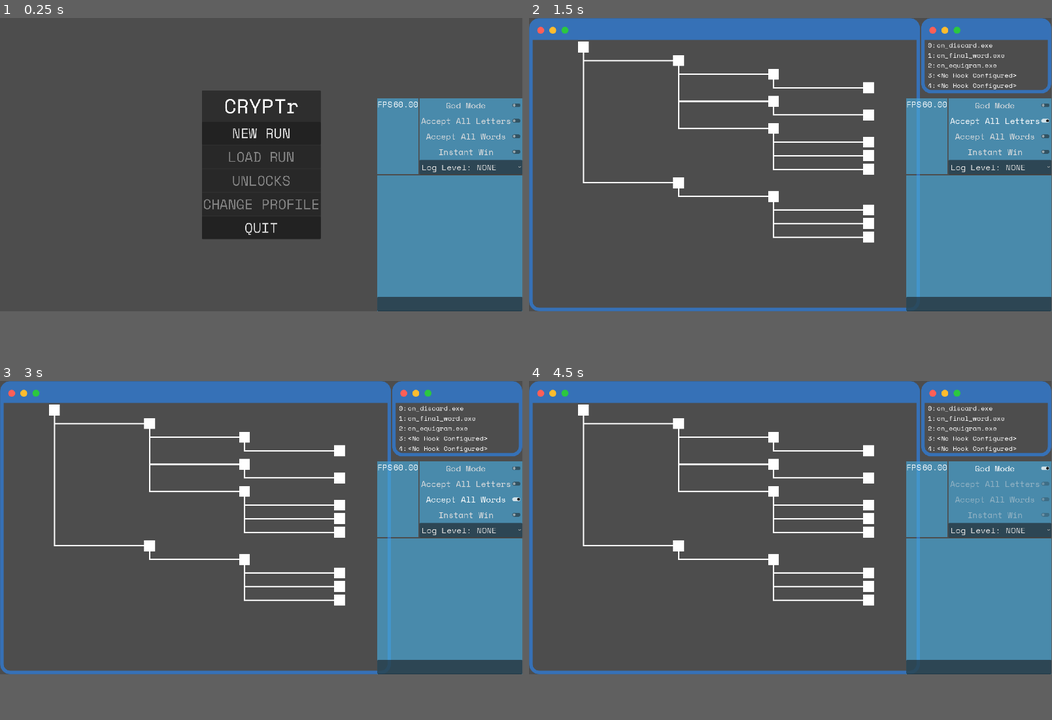
Above: before the commit, frames 1-4 (two rows, left to right).
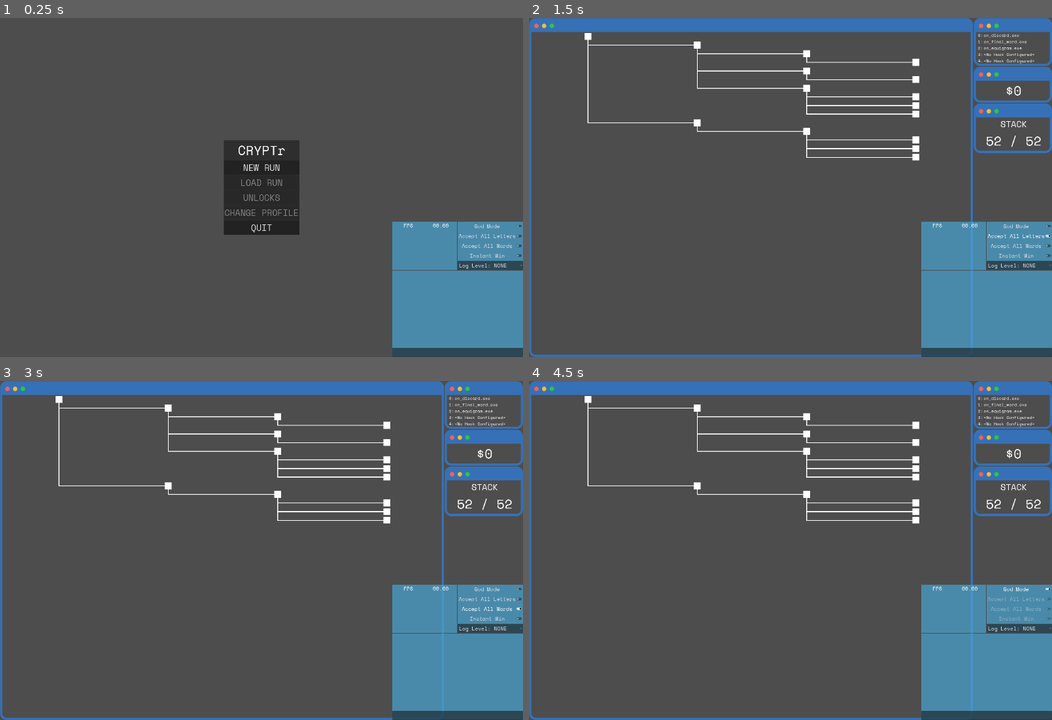
Above: after the commit, the same moments.

Repository: LucasMc17/CRYPTr
Game: Godot game, scene res://root.tscn
Same seed, same stepped clock (60 frames per second), same inputs: the game is played once before the commit and once after it.
Inputs:
- Up to frame 1 (0.25 s): no input
- Up to frame 2 (1.5 s): click "NEW RUN" at 0.5 s; click "Accept All Letters" at 1.25 s
- Up to frame 3 (3 s): click "Accept All Letters" at 2 s; click "Accept All Words" at 2.75 s
- Up to frame 4 (4.5 s): click "Accept All Words" at 3.5 s; click "God Mode" at 4.25 s
In our replay, the window is 799x449 before the commit and 800x519 after it. These sizes can differ from the game's own. Grey fills any space a smaller window leaves; there, only what the larger window draws over its background counts as a difference.

The runs differ from the first frame. In frame 1, 22% of the frame differs, in the area x 38-100%, y 21-100%; in frame 2, 26%; in frame 3, 26%, in the area x 0-100%, y 0-100%; in frame 4, 26%.

Commit message:
money window stack window and resolution shenanigans

Diff:
--- a/globals/events.gd
+++ b/globals/events.gd
@@ -151,7 +151,10 @@
 ## Emitted when a change is made to a hook's Function list, or a new function is acquired, requiring all realted UI fields to update.
 signal refresh_hooks()
 
+## Emitted any time the stack amount changes, such as when Cryptographs are drawn from the Stack, or when new Cryptographs are acquired.
+
 # DEBUG COMMANDS
+signal refresh_stack()
 
 ## Emitted when the help command is issued
 signal command_help(params : Array[String])
--- a/project.godot
+++ b/project.godot
@@ -24,8 +24,12 @@
 
 [display]
 
-window/size/viewport_width=1920
-window/size/viewport_height=1080
+window/size/viewport_width=3024
+window/size/viewport_height=1964
+window/size/resizable=false
+window/size/window_width_override=1920
+window/size/window_height_override=1080
+window/stretch/mode="viewport"
 
 [gui]
 
--- /dev/null
+++ b/slices/run/player_status/money_window/money_window.tscn
@@ -0,0 +1,15 @@
+[gd_scene format=3 uid="uid://bak3l75x1r3yb"]
+
+[node name="MoneyWindow" type="PanelContainer"]
+anchors_preset = 15
+anchor_right = 1.0
+anchor_bottom = 1.0
+grow_horizontal = 2
+grow_vertical = 2
+theme_type_variation = &"WindowPanel"
+
+[node name="Label" type="Label" parent="."]
+layout_mode = 2
+theme_type_variation = &"LabelExtraBig"
+text = "$0"
+horizontal_alignment = 1
--- a/slices/run/player_status/player_status_window.tscn
+++ b/slices/run/player_status/player_status_window.tscn
@@ -1,6 +1,8 @@
-[gd_scene load_steps=2 format=3 uid="uid://dpvshbd8guiuu"]
+[gd_scene load_steps=4 format=3 uid="uid://dpvshbd8guiuu"]
 
 [ext_resource type="PackedScene" uid="uid://behxboi5x3aem" path="res://slices/run/player_status/hook_window/hook_window.tscn" id="1_xyagf"]
+[ext_resource type="PackedScene" uid="uid://bak3l75x1r3yb" path="res://slices/run/player_status/money_window/money_window.tscn" id="2_v015j"]
+[ext_resource type="PackedScene" uid="uid://cmofmda1oepst" path="res://slices/run/player_status/stack_window/stack_window.tscn" id="3_0t5h1"]
 
 [node name="PlayerStatusWindow" type="VBoxContainer"]
 anchors_preset = 15
@@ -14,3 +16,9 @@
 [node name="HookWindow" parent="." instance=ExtResource("1_xyagf")]
 custom_minimum_size = Vector2(0, 0)
 layout_mode = 2
+
+[node name="MoneyWindow" parent="." instance=ExtResource("2_v015j")]
+layout_mode = 2
+
+[node name="StackWindow" parent="." instance=ExtResource("3_0t5h1")]
+layout_mode = 2
--- /dev/null
+++ b/slices/run/player_status/stack_window/stack_window.gd
@@ -0,0 +1,26 @@
+extends PanelContainer
+
+@onready var _stack_amounts = %StackAmounts
+
+## Sets the label with the current stack amounts as strings.
+func set_amounts(current : int, total : int) -> void:
+	_stack_amounts.text = str(current) + " / " + str(total)
+
+
+## Resets the label amounts to the current total stack size.
+func reset() -> void:
+	set_amounts(Player.current_stack.size(), Player.stack.size())
+
+
+func _gui_input(event):
+	if event is InputEventMouseButton and event.button_index == MOUSE_BUTTON_LEFT and event.pressed:
+		Events.emit_paused("Stack")
+
+
+func _ready():
+	Events.refresh_stack.connect(_on_stack_updated)
+	reset()
+
+
+func _on_stack_updated():
+	reset()
--- /dev/null
+++ b/slices/run/player_status/stack_window/stack_window.tscn
@@ -0,0 +1,28 @@
+[gd_scene load_steps=2 format=3 uid="uid://cmofmda1oepst"]
+
+[ext_resource type="Script" uid="uid://ccrxjlflqx40l" path="res://slices/run/player_status/stack_window/stack_window.gd" id="1_b8302"]
+
+[node name="StackWindow" type="PanelContainer"]
+anchors_preset = 15
+anchor_right = 1.0
+anchor_bottom = 1.0
+grow_horizontal = 2
+grow_vertical = 2
+theme_type_variation = &"WindowPanel"
+script = ExtResource("1_b8302")
+
+[node name="VBoxContainer" type="VBoxContainer" parent="."]
+layout_mode = 2
+
+[node name="StackLabel" type="Label" parent="VBoxContainer"]
+layout_mode = 2
+theme_type_variation = &"LabelBig"
+text = "STACK"
+horizontal_alignment = 1
+
+[node name="StackAmounts" type="Label" parent="VBoxContainer"]
+unique_name_in_owner = true
+layout_mode = 2
+theme_type_variation = &"LabelExtraBig"
+text = "50 / 50"
+horizontal_alignment = 1
--- a/slices/run/run_screen.tscn
+++ b/slices/run/run_screen.tscn
@@ -28,7 +28,7 @@
 [node name="PanelContainer" type="PanelContainer" parent="HBoxContainer"]
 layout_mode = 2
 size_flags_horizontal = 3
-size_flags_stretch_ratio = 0.75
+size_flags_stretch_ratio = 0.85
 theme_type_variation = &"WindowPanel"
 
 [node name="RunSwitcher" type="Control" parent="HBoxContainer/PanelContainer"]
@@ -47,6 +47,7 @@
 
 [node name="PlayerStatusWindow" parent="HBoxContainer" instance=ExtResource("5_52nl0")]
 layout_mode = 2
+size_flags_stretch_ratio = 0.15
 
 [node name="PauseSwitcher" type="Control" parent="."]
 unique_name_in_owner = true
--- a/slices/run/states/encounter/deck_module.gd
+++ b/slices/run/states/encounter/deck_module.gd
@@ -14,6 +14,7 @@
 		push_warning("Cannot directly set cards in encounter stack")
 		pass
 
+
 func _init(should_shuffle := false):
 	_encounter_stack.clear()
 	_encounter_stack.append_array(Player.stack.duplicate())
@@ -28,4 +29,5 @@
 	while count > 0 && !_encounter_stack.is_empty():
 		cryptographs.append(_encounter_stack.pop_front())
 		count -= 1
+	Events.refresh_stack.emit()
 	return cryptographs
--- a/slices/run/states/encounter/encounter.gd
+++ b/slices/run/states/encounter/encounter.gd
@@ -76,6 +76,7 @@
 ## Signals that the encounter was won to trigger the run UISwitcher back to the map.
 func _win() -> void:
 	Player.current_stack = Player.stack
+	Events.refresh_stack.emit()
 	Events.emit_match_won()
 	if "--debug-encounter" in OS.get_cmdline_args():
 		get_tree().quit(0)
@@ -86,6 +87,7 @@
 ## Signals that the encounter was lost, and ends the run.
 func _lose() -> void:
 	Player.current_stack = Player.stack
+	Events.refresh_stack.emit()
 	if "--debug-encounter" in OS.get_cmdline_args():
 		get_tree().quit(0)
 	else:
Not shown, added: slices/run/player_status/stack_window/stack_window.gd.uid
